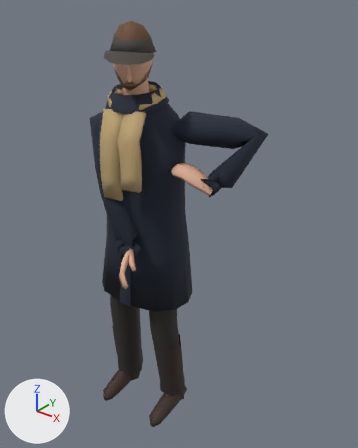
The glTF model site/public/models/people_band_bass.lite.glb: old version first, new version second.
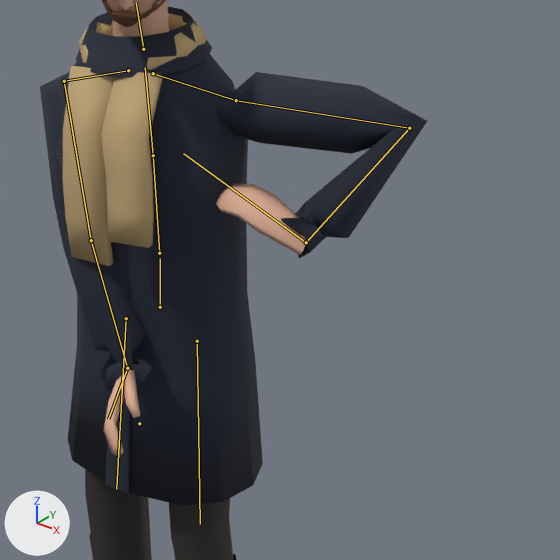
There are two pictures of each version: one whole from a 50 mm lens placed at (1.363, -1.454, 1.968), pointed at (0.135, 0.082, 1.016), one close up on the part from 20% to 92% of the width and 17% to 75% of the height. Every picture has the same lights, and +X, +Y and +Z are marked at lower left. The last two pictures show the newer version. Both versions are drawn at frame 189 of the action 'play'; the numbers are the values there. The bones that change, and the others that lie on the model, are drawn over the model as lines in the close-ups.

Objects in the first close-up: 'body'.
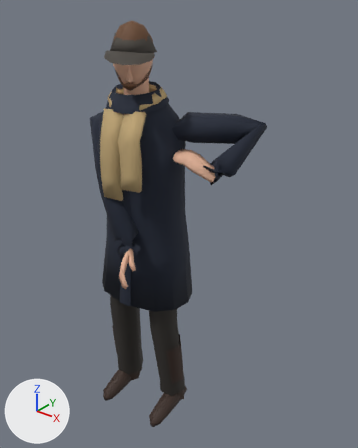
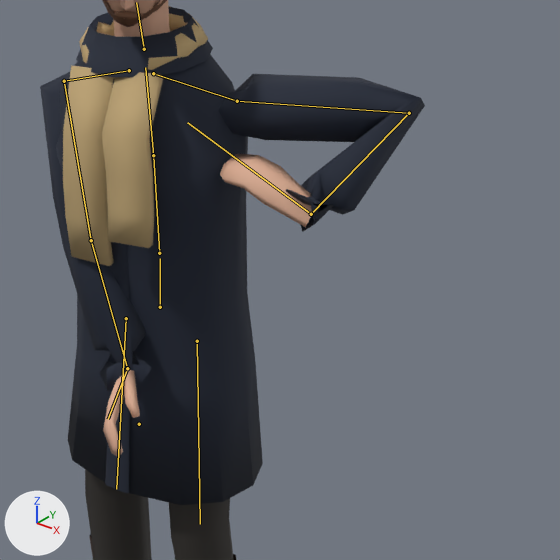
Changed parts and their boxes [x1, y1, x2, y2] in the close-ups (560 x 560 px):
'body', posed
    before: [40, 0, 427, 560]
    after: [40, 0, 425, 560]
bone 'upperarm.L', root to tip
    before: (236, 100) to (409, 128)
    after: (237, 101) to (409, 113)
bone 'forearm.L', root to tip
    before: (409, 128) to (306, 242)
    after: (409, 113) to (311, 214)
bone 'hand.L', root to tip
    before: (306, 242) to (183, 153)
    after: (311, 214) to (187, 122)

Edits to the bpy script that builds the scene:
```text
Change bone_upperarm_l:
    where bone_upperarm_l = bpy.data.objects['people_band_bass'].pose.bones['upperarm.L']  # child of 'shoulder.L'
    bone_upperarm_l.rotation_quaternion: (0.785, -0.246, 0.144, 0.551) -> (0.783, -0.244, -0.019, 0.548)  # degrees (-15, 30, 66) -> degrees (-25, 14, 67)
Change bone_forearm_l:
    where bone_forearm_l = bpy.data.objects['people_band_bass'].pose.bones['forearm.L']  # child of 'upperarm.L'
    bone_forearm_l.rotation_quaternion: (0.564, 0.784, 0.0, -0.262) -> (0.505, 0.816, 0.0, -0.272)  # degrees (104, 24, -19) -> degrees (112, 27, -18)
Change bone_hand_l:
    where bone_hand_l = bpy.data.objects['people_band_bass'].pose.bones['hand.L']  # child of 'forearm.L'
    bone_hand_l.rotation_quaternion: (0.659, 0.653, 0.347, 0.134) -> (0.699, 0.658, 0.235, 0.05)  # degrees (96, 16, 41) -> degrees (90, 16, 24)
```
